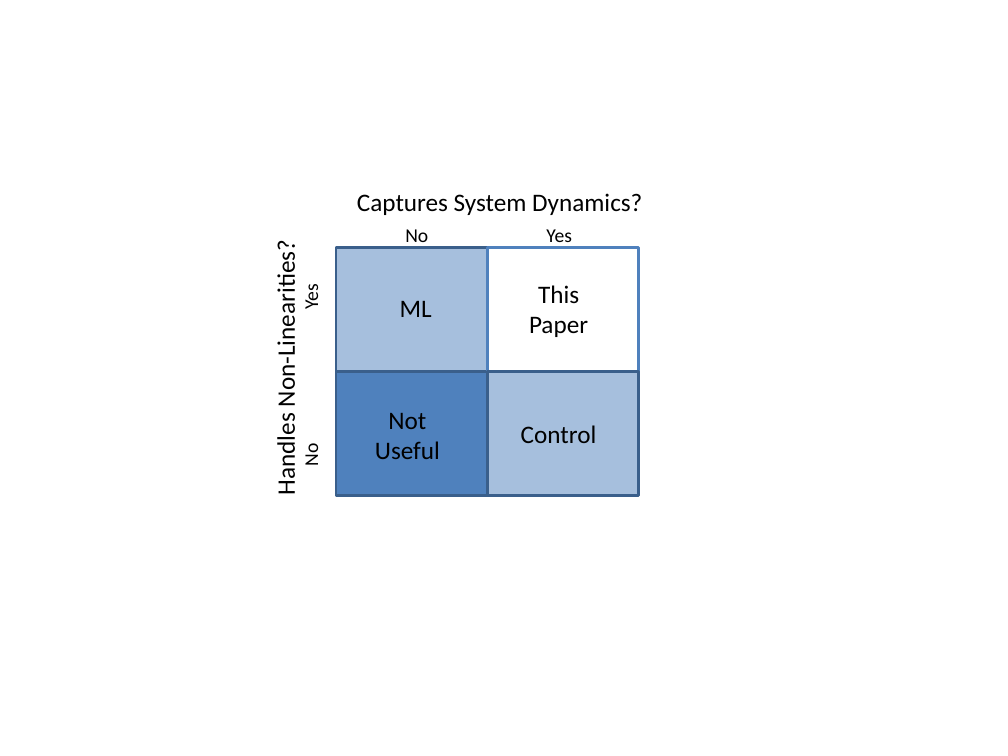
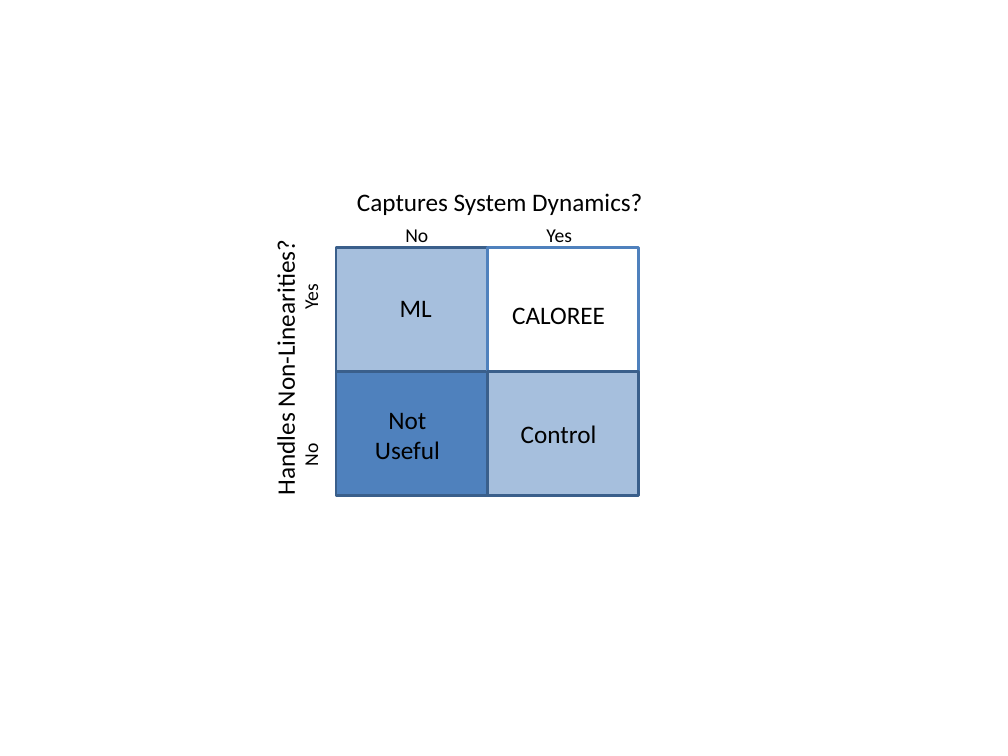
Before and after one commit to nmishra8/ASPLOS-17, a slide deck: slide 2 of figures/LEO+POET.pptx. Drawn at 1008x756 pixels with LibreOffice and Linux fonts; fonts in the diff are those of the drawing. Boxes give left, top, right and bottom in pixels: in the first picture for what was removed or moved away, otherwise in the second. Text is boxed around its words. In the diff, an @@ line names an element or a change of style, - is before the commit and + after.

```diff
--- a/figures/LEO+POET.pptx
+++ b/figures/LEO+POET.pptx
@@ text at box(512, 307, 605, 324): text changed @@
-This
-Paper
+CALOREE
```
Also in this commit, not shown: 2 other files.
